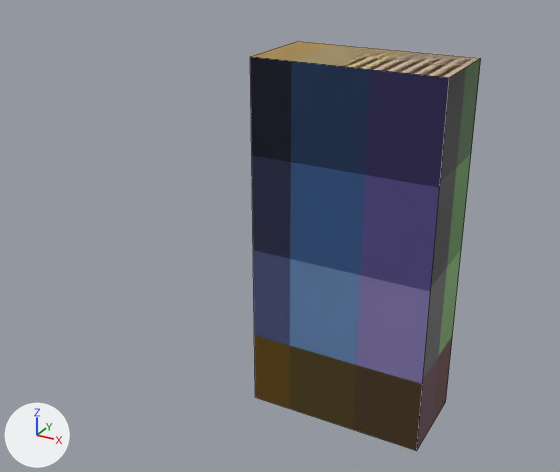
Before and after pictures for a commit that changed the Blender file Blender/Architectural-Corrected.blend.
Rendered twice from a camera (50 mm lens) standing at (2.95, -7.08, 3.44) and looking at (-1.65, 1.29, -0.74). The axes (+X, +Y, +Z) are drawn at lower left. The lights are the same throughout. The picture after the commit comes second. Mesh edges are drawn as thin lines.

The first picture shows 'SimpleWall'.
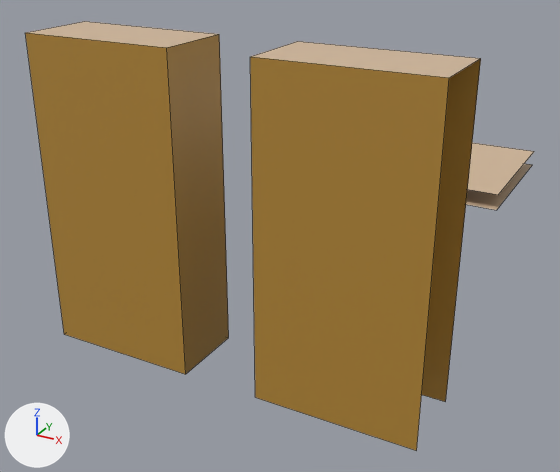
Location of each change, [x1, y1, x2, y2] in pixels of the pictures (560 x 472 px):
'SimpleWall', reshaped, moved (12% narrower, 14% shorter)
    before: [250, 41, 481, 451]
    after: [25, 21, 229, 374]
'Floor', shown (beige)
    after: [466, 143, 534, 210]
'Simple wall', unchanged, uncovered by the edit
    after: [250, 41, 481, 451]

What the commit changed:
me_cube_001 is used by ob_simplewall; location (0.0, 0.0, 0.0); rotation (1.571, 0.0, 0.0), in degrees (90, 0, 0); scale (0.01, 0.01, 0.01).
me_cube_001 had 8 vertices, 6 faces and spanned x -100.0..100.0, y -200.0..200.0, z -50.0..50.0.
me_cube_001 now has 8 vertices, 5 faces and spans x -100.0..100.0, y -200.0..200.0, z -50.0..50.0.
me_cube_001 part 1: 5 kept faces spanning x -100.0..100.0, y -200.0..200.0, z -50.0..50.0 get new texture (UV) coordinates.
Edits to the shape of me_cube_001 do not show in these pictures.
Object 'SimpleWall' (ob_simplewall) moves from (0.0, 0.0, 0.0) to (-3.0, 0.0, 0.0).
Object 'Floor' (ob_floor) moves from (0.0, 0.0, 0.0) to (0.0, 2.99, 0.0).
Object 'Floor' (ob_floor) is now shown.
